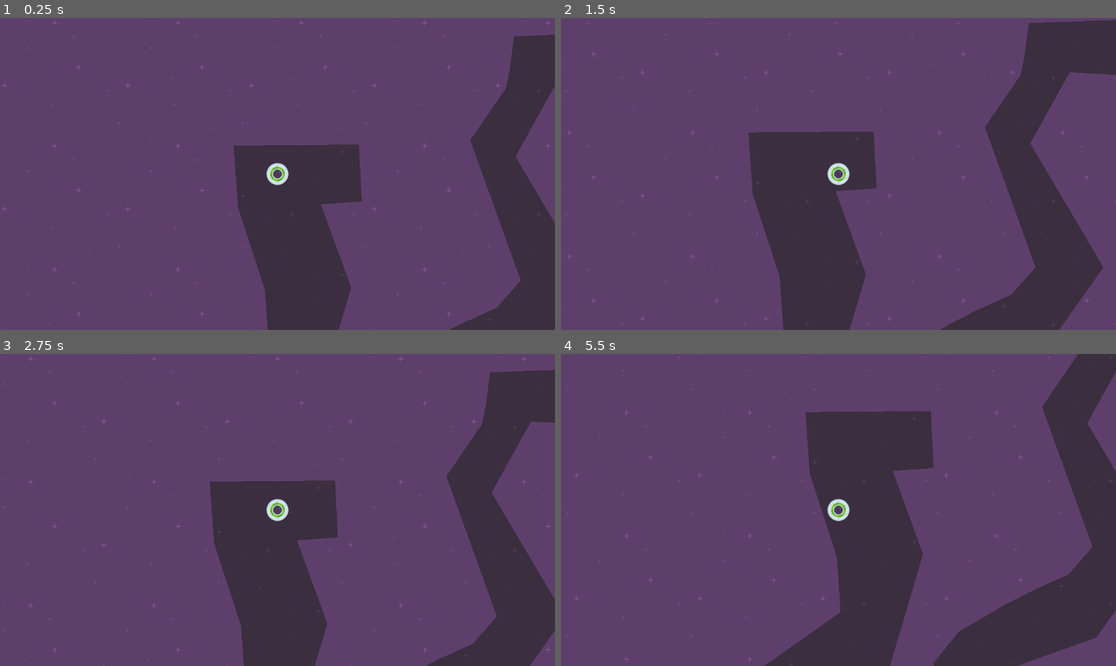
Above: before the commit, frames 1-4 (two rows, left to right).
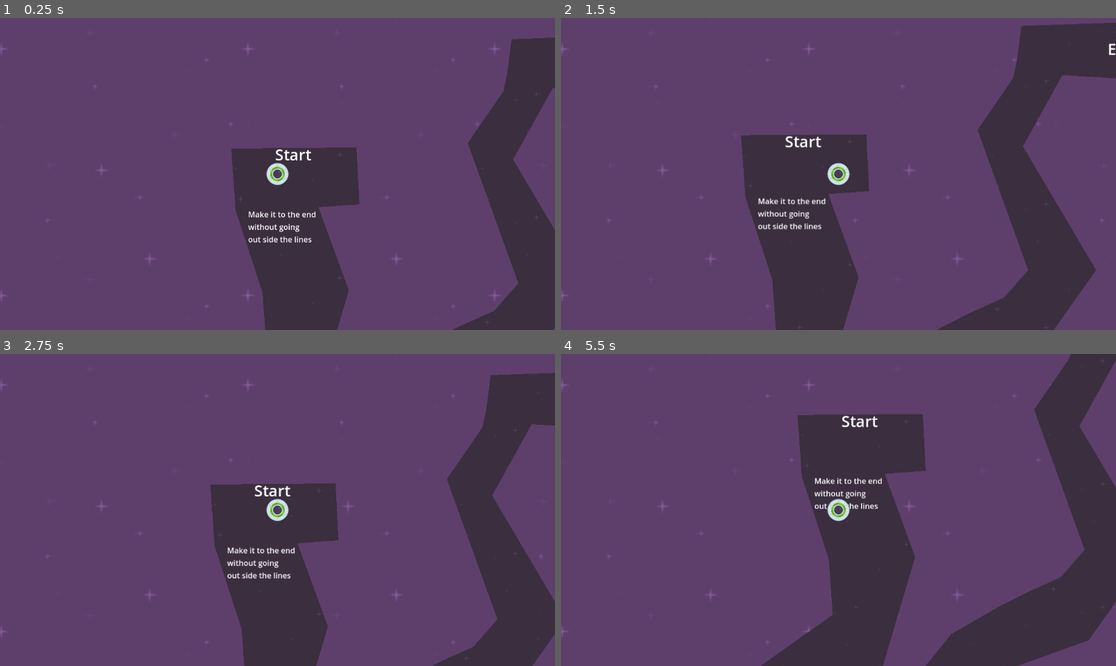
Above: after the commit, the same moments.

Repository: JoshCory1/Speedy_Saucer
Game: Godot game, scene res://level_1.tscn
The game is run twice, just before and just after one commit, with the same random seed, the same clock (stepped at 60 frames per second) and the same inputs.
Inputs:
- Up to frame 1 (0.25 s): no input
- Up to frame 2 (1.5 s): tap Enter at 0.5 s; hold D (move_right) 0.53-1.28 s; hold Down (move_down) from 1.28 s (still down)
- Up to frame 3 (2.75 s): release Down (move_down) at 2.03 s; hold D (move_right) from 2.03 s (still down)
- Up to frame 4 (5.5 s): release D (move_right) at 2.78 s; hold Up (move_up) 2.78-3.53 s; hold A (move_left) 3.53-5.03 s; hold Down (move_down) from 5.03 s (still down)

The runs differ from the first frame. In frame 1, 2.2% of the frame differs, in the area x 0-100%, y 0-100%; in frame 2, 5.1%; in frame 3, 1.7%; in frame 4, 4.8%.

Commit message:
made instruction labels

Diff:
--- a/level.gd
+++ b/level.gd
@@ -1,9 +1,4 @@
 extends Node2D
-
-
-# Called when the node enters the scene tree for the first time.
-func _ready():
-	pass
 
 
 func _on_maze_body_exited(body):
--- a/level_1.tscn
+++ b/level_1.tscn
@@ -1,26 +1,77 @@
-[gd_scene load_steps=5 format=3 uid="uid://ct6dhel8p7hv2"]
+[gd_scene load_steps=8 format=3 uid="uid://ct6dhel8p7hv2"]
 
 [ext_resource type="Texture2D" uid="uid://ohy7etxnjgte" path="res://purple.png" id="1_g1h1d"]
 [ext_resource type="Script" path="res://level.gd" id="1_lcat2"]
 [ext_resource type="PackedScene" uid="uid://moxarehe4jna" path="res://player.tscn" id="2_84wdb"]
 [ext_resource type="PackedScene" uid="uid://do6kpxtjwyloi" path="res://maze.tscn" id="4_paou5"]
 
+[sub_resource type="LabelSettings" id="LabelSettings_uu8gj"]
+font_size = 32
+
+[sub_resource type="LabelSettings" id="LabelSettings_rllbp"]
+font_size = 32
+
+[sub_resource type="LabelSettings" id="LabelSettings_0jrsx"]
+
 [node name="Level1" type="Node2D"]
 script = ExtResource("1_lcat2")
 
-[node name="Background" type="TextureRect" parent="."]
-z_index = -100
-offset_left = -4102.0
-offset_top = -3403.0
-offset_right = 5939.0
-offset_bottom = 3149.0
+[node name="Graphics" type="Node" parent="."]
+
+[node name="CanvasLayer" type="CanvasLayer" parent="Graphics"]
+layer = -10
+offset = Vector2(800, 400)
+scale = Vector2(2, 2)
+transform = Transform2D(2, 0, 0, 2, 800, 400)
+
+[node name="Background" type="TextureRect" parent="Graphics/CanvasLayer"]
+anchors_preset = 15
+anchor_right = 1.0
+anchor_bottom = 1.0
+offset_left = -940.0
+offset_top = -513.5
+offset_right = -940.0
+offset_bottom = -513.5
+grow_horizontal = 2
+grow_vertical = 2
 texture = ExtResource("1_g1h1d")
 stretch_mode = 1
 
+[node name="Label" type="Label" parent="Graphics"]
+z_index = 2
+offset_left = -5.0
+offset_top = -63.0
+offset_right = 72.0
+offset_bottom = -15.0
+text = "Start
+"
+label_settings = SubResource("LabelSettings_uu8gj")
+
+[node name="Label2" type="Label" parent="Graphics"]
+z_index = 2
+offset_left = 665.0
+offset_top = -255.0
+offset_right = 731.0
+offset_bottom = -207.0
+text = "END
+"
+label_settings = SubResource("LabelSettings_rllbp")
+
+[node name="Label3" type="Label" parent="Graphics"]
+z_index = 2
+offset_left = -61.0
+offset_top = 72.0
+offset_right = 96.0
+offset_bottom = 155.0
+text = "Make it to the end
+without going
+out side the lines"
+label_settings = SubResource("LabelSettings_0jrsx")
+
 [node name="Player" parent="." instance=ExtResource("2_84wdb")]
-position = Vector2(334, 198)
+z_index = 3
 
 [node name="Maze" parent="." instance=ExtResource("4_paou5")]
-position = Vector2(335, 193)
+position = Vector2(-4, 1)
 
 [connection signal="body_exited" from="Maze" to="." method="_on_maze_body_exited"]
